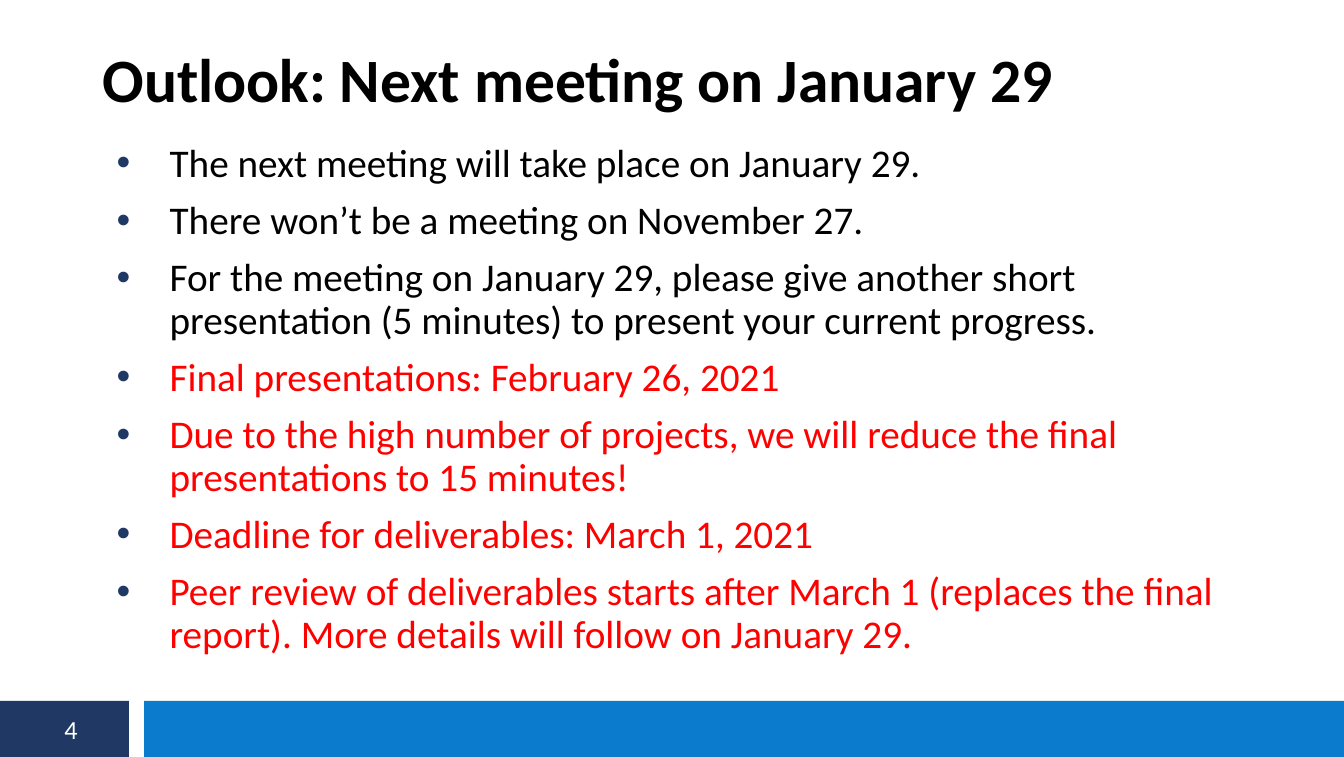
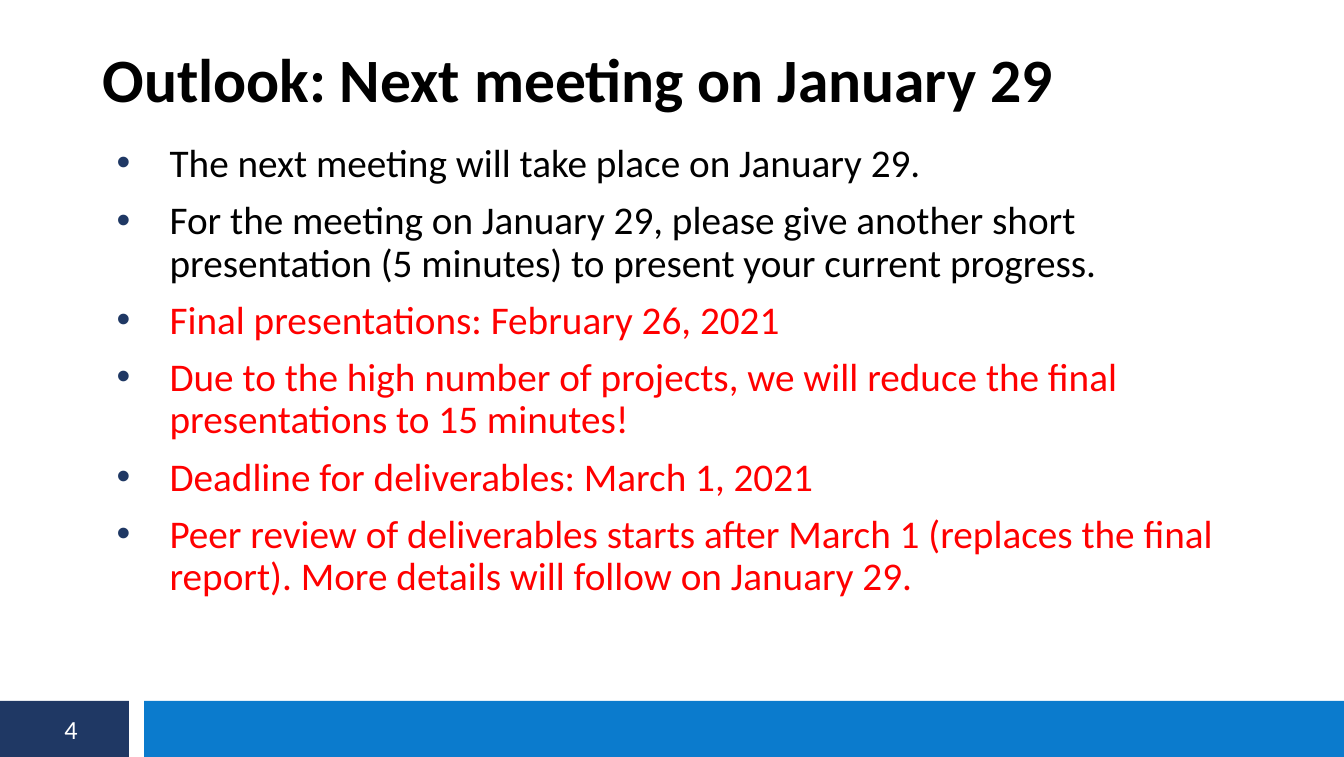
Before and after one commit to s6fikass/semanticweblab2020-2021, a slide deck: slide 4 of Lab Slides/03-Progress Update 1.pptx. Drawn at 1344x757 pixels with LibreOffice and Linux fonts; fonts in the diff are those of the drawing. Boxes give left, top, right and bottom in pixels: in the first picture for what was removed or moved away, otherwise in the second. Text is boxed around its words. In the diff, an @@ line names an element or a change of style, - is before the commit and + after.

Commit message:
removed date which is not relevant anymore

```diff
--- a/Lab Slides/03-Progress Update 1.pptx
+++ b/Lab Slides/03-Progress Update 1.pptx
@@ text at bbox=[170, 206, 864, 241]: paragraph removed @@
-• There won’t be a meeting on November 27.
```
